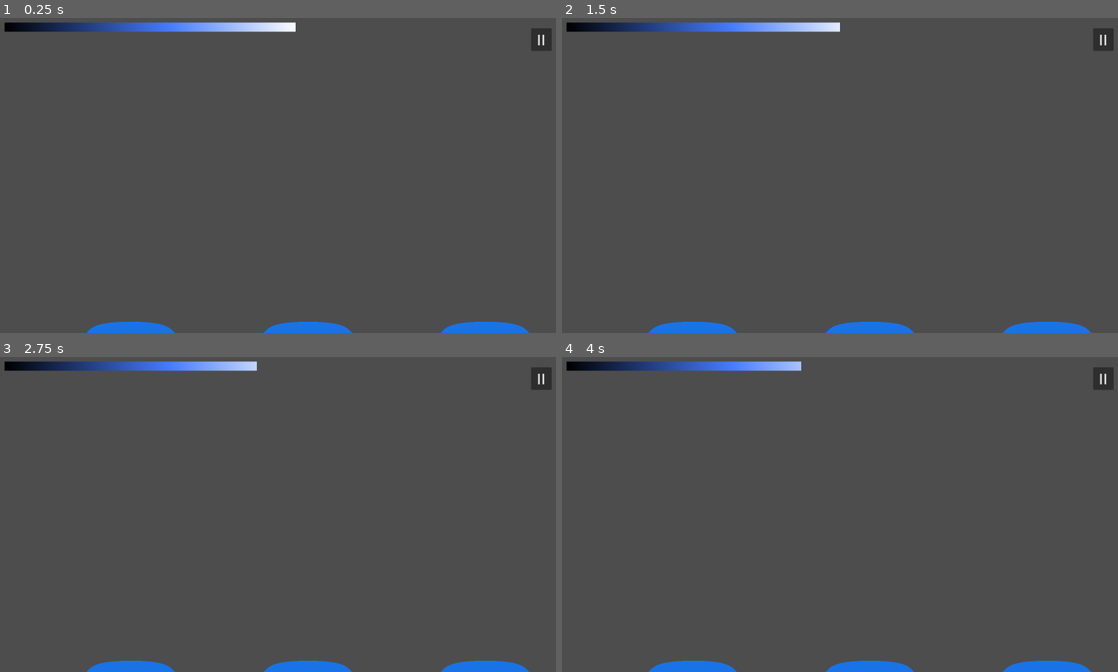
Above: before the commit, frames 1-4 (two rows, left to right).
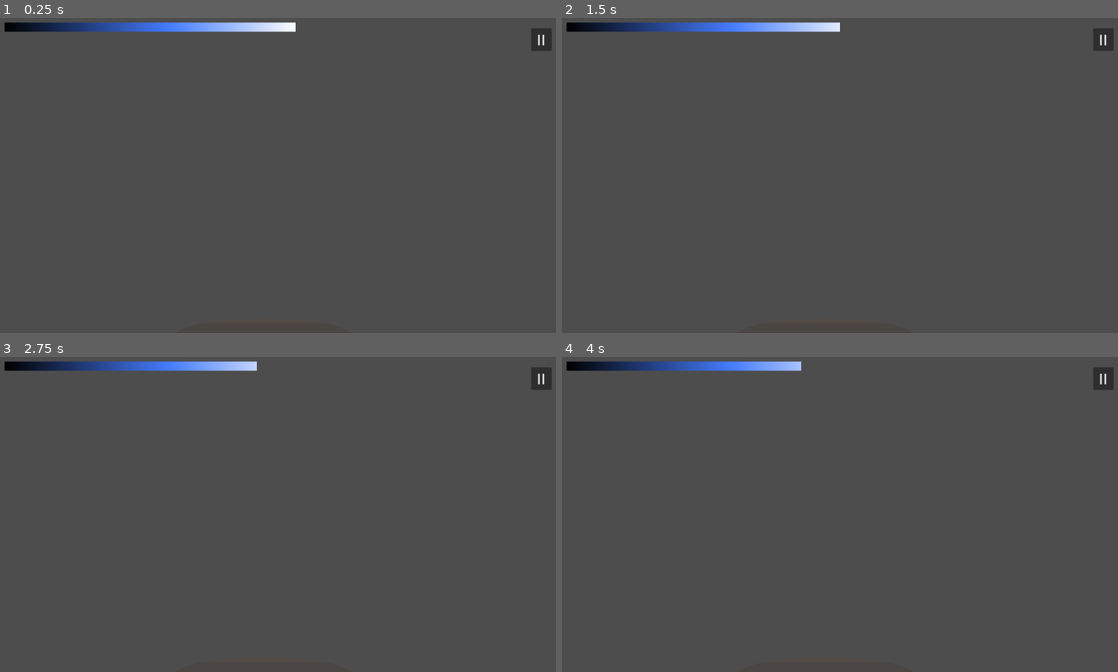
Above: after the commit, the same moments.

Repository: Inquisitor718/Casa-de-Penguin
Game: Godot game, scene res://Scenes/cocoa_splash.tscn
Same seed, same stepped clock (60 frames per second), same inputs: the game is played once before the commit and once after it. This scene is started directly instead of the project's main scene. The engine's default icon, where the game draws it, is replaced by a stand-in: a white triangle on a blue panel in a dark square.
Inputs (mouse positions are in pixels of both pictures, inside the frame that each line leads up to):
- Up to frame 1 (0.25 s): no input
- Up to frame 2 (1.5 s): click "II" at 0.5 s; click "II" at 1.25 s
- Up to frame 3 (2.75 s): click "II" at 2 s
- Up to frame 4 (4 s): move the mouse to (967, 498) at 2.77 s; click (967, 498) at 2.92 s; drag from (728, 530) to (812, 577) at 3.52 s

The runs differ from the first frame. In frame 1, 1.4% of the frame differs, in the area x 15-96%, y 96-100%; in frame 2, 1.4%; in frame 3, 1.4%; in frame 4, 1.4%.

Commit message:
cocoa shadeer transn

Diff:
--- a/casa-de-penguin/Scenes/cocoa_splash.tscn
+++ b/casa-de-penguin/Scenes/cocoa_splash.tscn
@@ -1,11 +1,22 @@
-[gd_scene load_steps=3 format=3 uid="uid://phkumohlu4bw"]
+[gd_scene load_steps=5 format=3 uid="uid://phkumohlu4bw"]
 
+[ext_resource type="Script" uid="uid://d34kemxyqu6q0" path="res://Scripts/cocoa_splash.gd" id="1_bam5p"]
 [ext_resource type="Shader" uid="uid://4tofft052l54" path="res://Scripts/cocoa_splash.gdshader" id="1_ngqhx"]
+[ext_resource type="Texture2D" uid="uid://bxkdtofujphu3" path="res://icon.svg" id="3_mth2k"]
 
 [sub_resource type="ShaderMaterial" id="ShaderMaterial_uuev6"]
 shader = ExtResource("1_ngqhx")
+shader_parameter/chocolate_texture = ExtResource("3_mth2k")
+shader_parameter/fill = 0.0
+shader_parameter/time = 0.0
+shader_parameter/wave_strength = 0.1
+shader_parameter/wave_speed = 6.0
+shader_parameter/texture_scroll_speed = 0.03
+shader_parameter/tint_color = Color(0.35, 0.18, 0.08, 1)
+shader_parameter/gloss_strength = 0.25
 
 [node name="Cocoa Splash" type="CanvasLayer"]
+script = ExtResource("1_bam5p")
 
 [node name="Cocoa" type="ColorRect" parent="."]
 z_index = 100
--- /dev/null
+++ b/casa-de-penguin/Scripts/cocoa_splash.gd
@@ -0,0 +1,11 @@
+extends CanvasLayer
+
+
+# Called when the node enters the scene tree for the first time.
+func _ready() -> void:
+	pass # Replace with function body.
+
+
+# Called every frame. 'delta' is the elapsed time since the previous frame.
+func _process(delta: float) -> void:
+	pass
--- a/casa-de-penguin/Scripts/cocoa_splash.gdshader
+++ b/casa-de-penguin/Scripts/cocoa_splash.gdshader
@@ -1,24 +1,47 @@
 shader_type canvas_item;
 
-uniform float fill : hint_range(0.0, 1.0, 0.1);
+uniform sampler2D chocolate_texture;
+uniform float fill : hint_range(0.0, 1.0);
 uniform float time;
-uniform float wave_strength = 0.1;
-uniform float wave_speed = 6.0;
+
+uniform float wave_strength = 0.015;   // thicker liquid
+uniform float wave_speed = 2.5;        // slower motion
+uniform float texture_scroll_speed = 0.03;
+
+uniform vec4 tint_color : source_color = vec4(0.35, 0.18, 0.08, 1.0);
+uniform float gloss_strength = 0.25;
 
 void fragment() {
-    // Water rises bottom → top
+    // Chocolate fill level (bottom → top)
     float base_level = 1.0 - fill;
 
-    // Splash / wave near the top edge
+    // Slow, heavy surface movement
     float wave =
-        sin(UV.x * 20.0 + time * wave_speed) *
+        sin(UV.x * 10.0 + time * wave_speed) *
         wave_strength *
-        smoothstep(base_level - 0.06, base_level, UV.y);
+        smoothstep(base_level - 0.08, base_level, UV.y);
 
-    float water_level = base_level + wave;
+    float liquid_level = base_level + wave;
 
-    if (UV.y > water_level) {
-        COLOR = vec4(0.1, 0.45, 0.9, 1.0);
+    if (UV.y > liquid_level) {
+        vec2 tex_uv = UV;
+
+        // Very slow chocolate flow
+        tex_uv.y += time * texture_scroll_speed;
+
+        vec4 tex = texture(chocolate_texture, tex_uv);
+
+        // Tint + richness
+        vec4 chocolate = tex * tint_color;
+
+        // Fake glossy highlight near surface
+        float highlight =
+            smoothstep(liquid_level - 0.02, liquid_level, UV.y)
+            * gloss_strength;
+
+        chocolate.rgb += highlight;
+
+        COLOR = chocolate;
     } else {
         discard;
     }
Not shown, added: casa-de-penguin/Scripts/cocoa_splash.gd.uid
